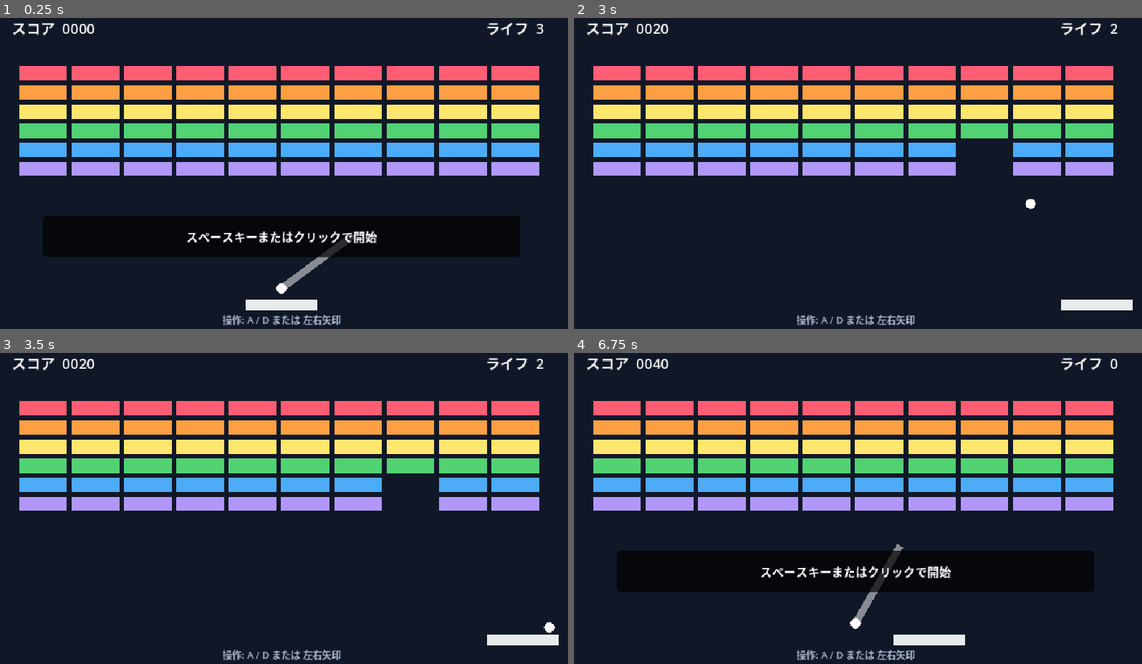
Above: before the commit, frames 1-4 (two rows, left to right).
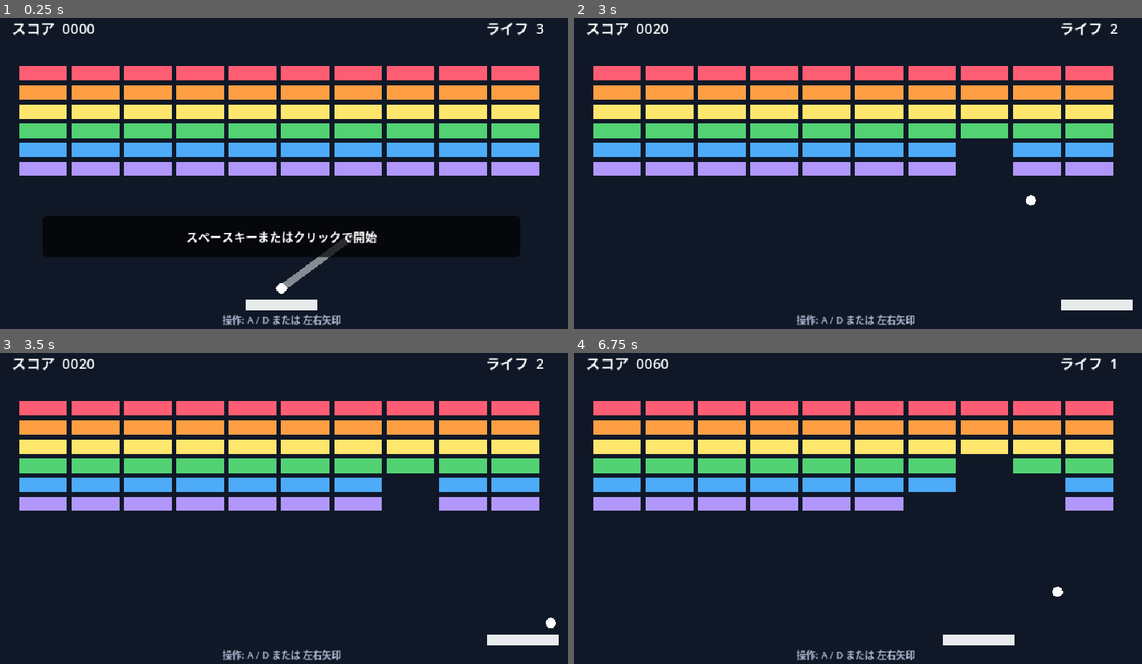
Above: after the commit, the same moments.

Repository: ittokunvim/example-godot
Game: Godot game, scene res://main.tscn
Two runs of this game, one before a commit and one after it. Both use one fixed random seed, a clock stepped at 60 frames per second and the inputs below.
Inputs (mouse positions are in pixels of both pictures, inside the frame that each line leads up to):
- Up to frame 1 (0.25 s): no input
- Up to frame 2 (3 s): tap Enter (ui_accept) at 0.5, 1.35, 1.52, 1.82, 2.85 s; move the mouse to (982, 151) at 0.52 s; hold D (move_right) 0.53-1.28 s; hold Enter (ui_accept) 0.53-1.28 s; click (982, 151) at 0.67 s; move the mouse to (738, 182) at 1.27 s; hold A (move_left) 1.28-2.03 s; move the mouse to (914, 95) at 2.02 s; hold Enter (ui_accept) 2.03-2.78 s; hold D (move_right) from 2.03 s (still down); move the mouse to (829, 232) at 2.77 s; click (829, 232) at 2.92 s
- Up to frame 3 (3.5 s): keep holding D (move_right); tap Enter (ui_accept) at 3.02, 3.32 s
- Up to frame 4 (6.75 s): move the mouse to (1028, 552) at 3.52 s; release D (move_right) at 3.53 s; hold Enter (ui_accept) 3.53-4.28 s; hold A (move_left) 3.53-5.78 s; move the mouse to (681, 455) at 4.27 s; tap Enter (ui_accept) at 4.35, 4.52, 4.82, 5.85, 6.02, 6.32 s; move the mouse to (886, 502) at 5.02 s; hold Enter (ui_accept) 5.03-5.78 s; click (886, 502) at 5.17 s; move the mouse to (767, 421) at 5.77 s; hold D (move_right) from 5.78 s (still down); move the mouse to (982, 486) at 6.52 s; hold Enter (ui_accept) from 6.53 s (still down)

Frame 1 is identical in both runs. In frame 2, less than 0.1% of the frame differs, in the area x 79-82%, y 56-62%; in frame 3, less than 0.1%; in frame 4, 14%, in the area x 7-96%, y 1-95%.

Commit message:
Fix codes

Diff:
--- a/breakout/ball.gd
+++ b/breakout/ball.gd
@@ -4,7 +4,7 @@
 
 const SPEED := 430.0
 const PADDLE_WIDTH := 120.0
-const GUIDE_LENGTH := Vector2(150.0, 150.0)
+const GUIDE_LENGTH := 150.0
 const GUIDE_COLOR := Color8(255, 255, 255, 127)
 const GUIDE_WIDTH := 12.0
 const AIM_SWEEP_SPEED := 1.0
@@ -27,8 +27,10 @@
 
 		_launch_direction.x += _direction_x * AIM_SWEEP_SPEED * delta
 		if _launch_direction.x >= 1.0:
+			_launch_direction.x = 1.0
 			_direction_x = -1
 		elif _launch_direction.x <= -1.0:
+			_launch_direction.x = -1.0
 			_direction_x = 1
 
 		queue_redraw()
@@ -72,6 +74,8 @@
 
 func reset() -> void:
 	_show_aim_sweep = true
+	_launch_direction = INITIAL_DIRECTION.normalized()
+	_direction_x = INITIAL_DIRECTION.x
 	position = _initial_position
 	_velocity = Vector2.ZERO
 
--- a/breakout/game.gd
+++ b/breakout/game.gd
@@ -57,7 +57,6 @@
 
 	paddle.reset()
 	paddle.set_active(true)
-	ball.reset()
 	ball.launch()
 	_awaiting_launch = false
 	_playing = true
